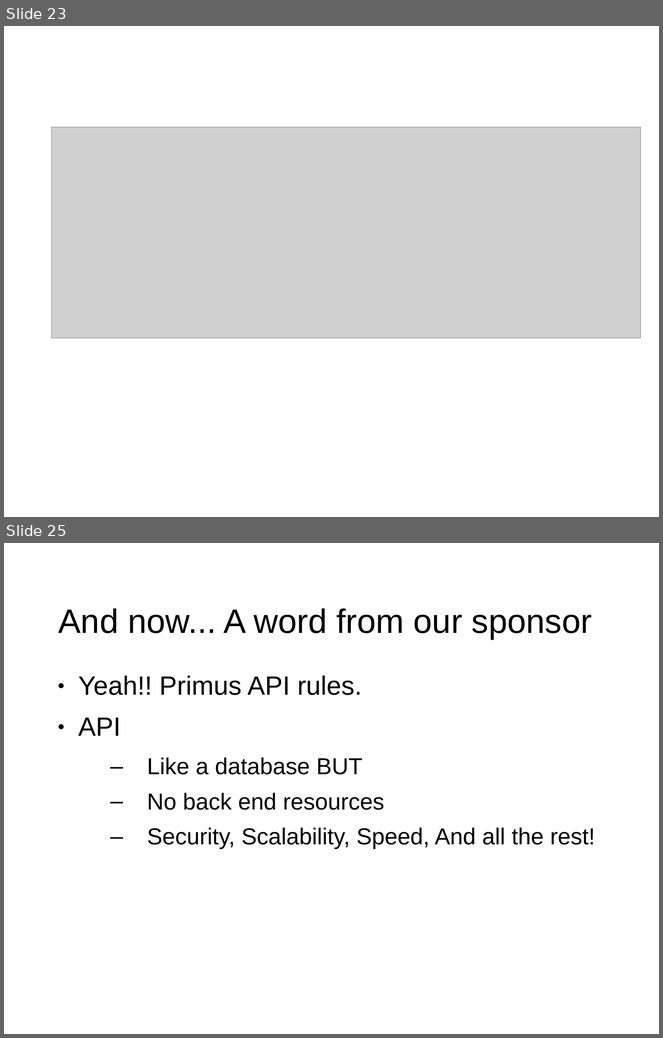
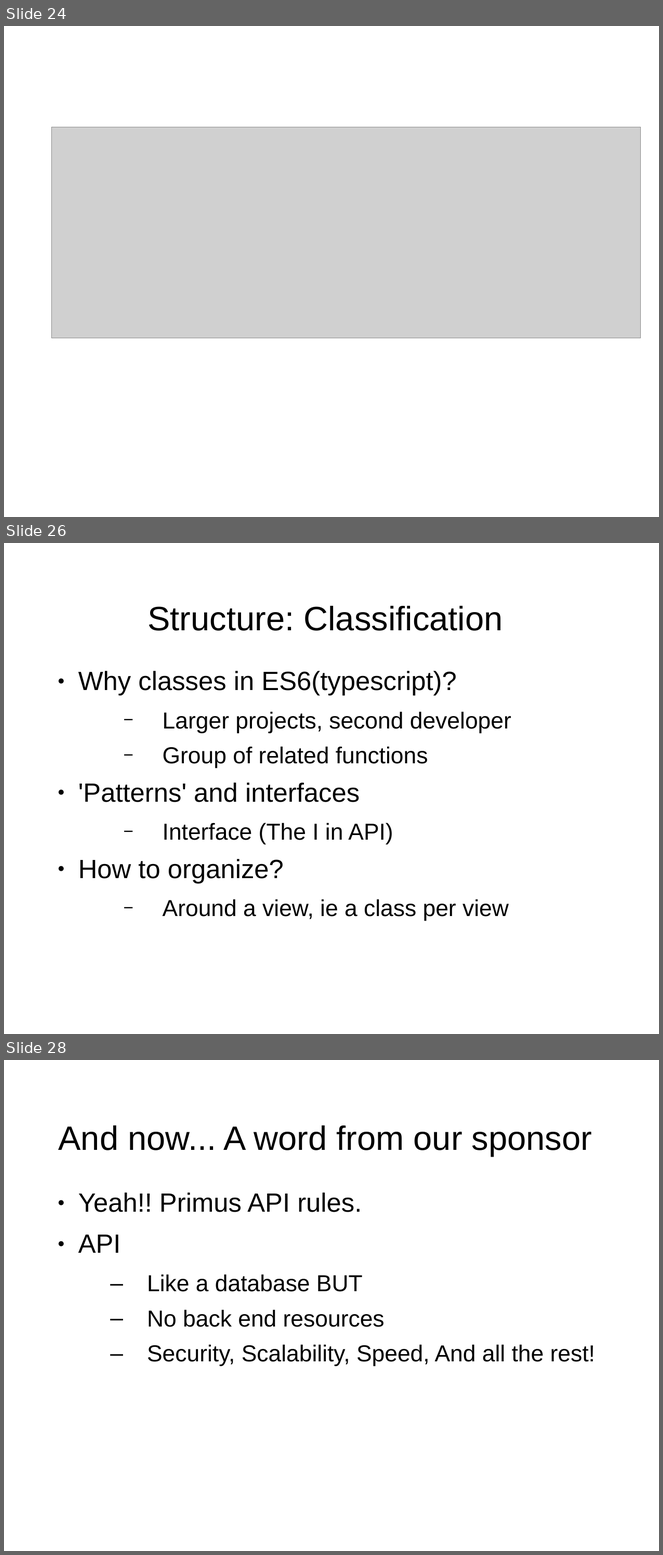
Before and after one commit to shawea/blueGrass, a slide deck: trainTheTrainer/1of2.odp. Shown one above the other, each under a label of ours: slides 23 and 25 before the commit, slides 24, 26 and 28 after it; the slides between them are not shown. The pictures are 663x1038 and 663x1555 pixels, drawn with LibreOffice and Linux fonts; fonts in the diff are those of the drawing; grey boxes stand for pictures; background and template pictures are left out. Boxes give left, top, right and bottom in pixels: in the first picture for what was removed or moved away, otherwise in the second. Text is boxed around its words. In the diff, an @@ line names an element or a change of style, - is before the commit and + after.

```diff
--- a/trainTheTrainer/1of2.odp
+++ b/trainTheTrainer/1of2.odp
@@ slide 26 added at box(4, 543, 659, 1034), background picture (left out) @@
@@ title added at box(148, 606, 503, 631), 41 pt, text #000000 @@
+Structure: Classification
@@ text added at box(78, 671, 512, 922), 28 pt, text #000000 @@
+● Why classes in ES6(typescript)?
+  − Larger projects, second developer
+  − Group of related functions
+● 'Patterns' and interfaces
+  − Interface (The I in API)
+● How to organize?
+  − Around a view, ie a class per view
@@ what was slide 23 is now slide 24 @@
@@ what was slide 25 is now slide 28 @@
```
Also in this commit, not shown: 2 slides changed, 3 other slides added, 4 other files.
